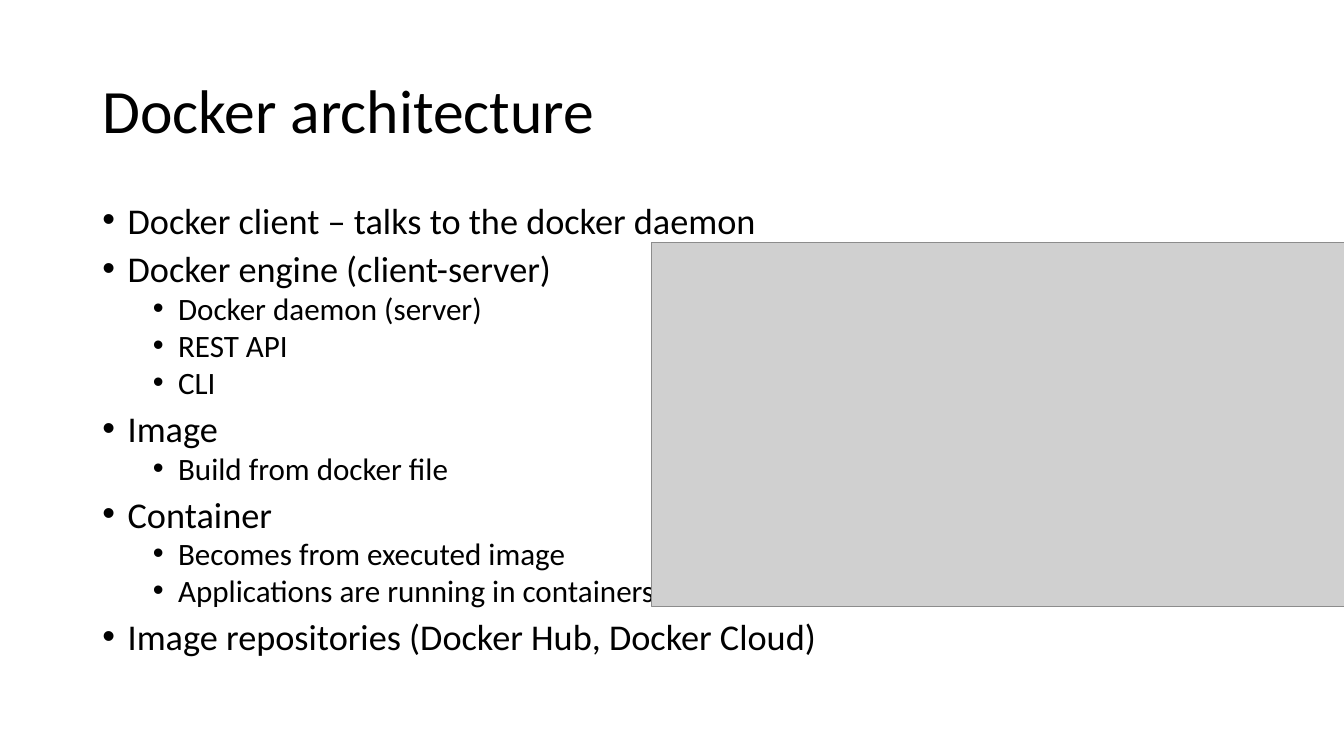
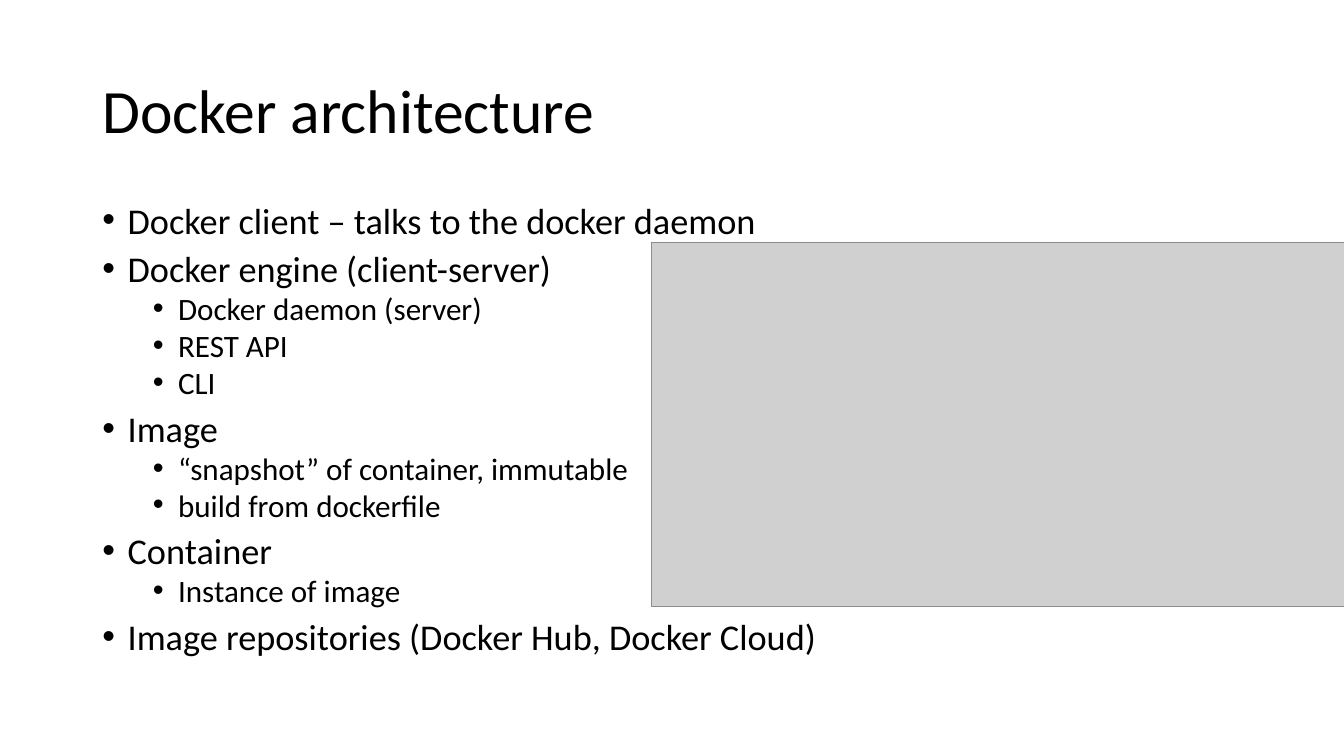
Before and after one commit to ERNICommunity/ESK-EPD-2018-Docker, a slide deck: slide 7 of src/_data/docker.pptx. Drawn at 1344x756 pixels with LibreOffice and Linux fonts; fonts in the diff are those of the drawing; grey boxes stand for pictures. Boxes give left, top, right and bottom in pixels: in the first picture for what was removed or moved away, otherwise in the second. Text is boxed around its words. In the diff, an @@ line names an element or a change of style, - is before the commit and + after.

Commit message:
update of docker intro presentation

```diff
--- a/src/_data/docker.pptx
+++ b/src/_data/docker.pptx
@@ text at <box>178,457,628,518</box>: text changed @@
-  • Build from docker file
+  • “snapshot” of container, immutable
+  • build from dockerfile
@@ text at <box>178,580,401,608</box>: text changed @@
-  • Becomes from executed image
-  • Applications are running in containers
+  • Instance of image
```
Also in this commit, not shown: 9 other slides changed.
